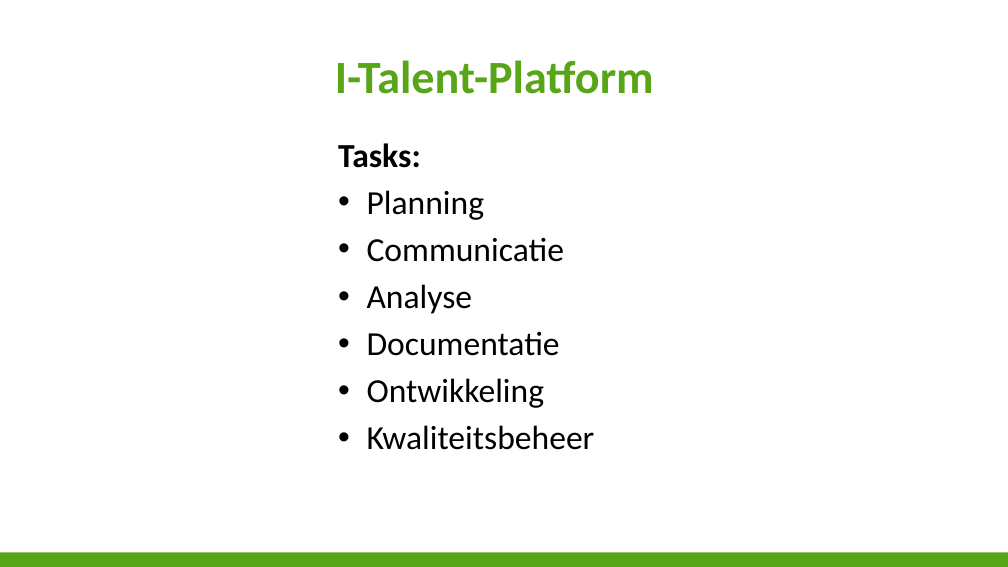
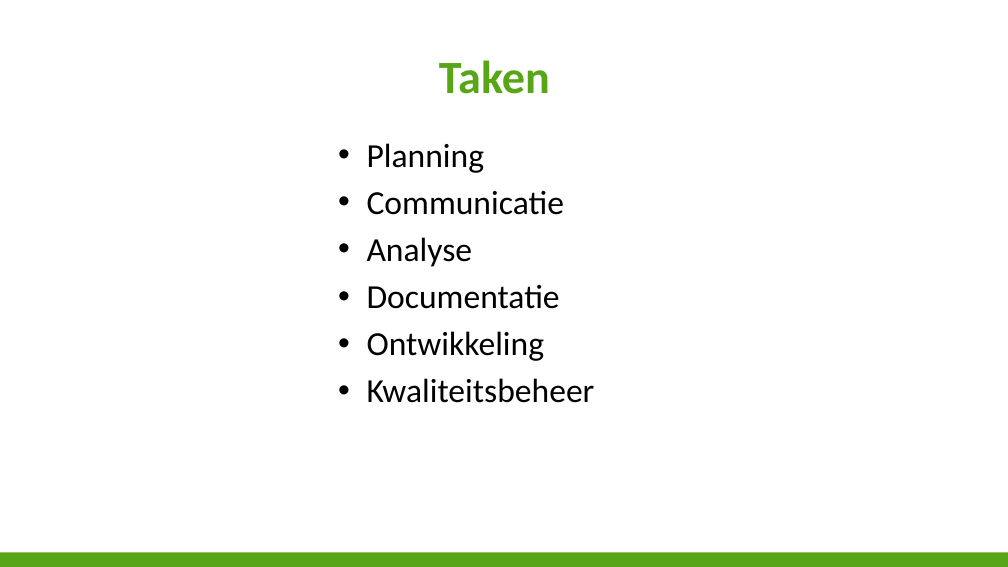
Before and after one commit to niekvandael/iTalent, a slide deck: slide 3 of italent/documents/Presentatie/Presentatie.pptx. Drawn at 1008x567 pixels with LibreOffice and Linux fonts; fonts in the diff are those of the drawing; background and template pictures are left out. Boxes give left, top, right and bottom in pixels: in the first picture for what was removed or moved away, otherwise in the second. Text is boxed around its words. In the diff, an @@ line names an element or a change of style, - is before the commit and + after.

```diff
--- a/italent/documents/Presentatie/Presentatie.pptx
+++ b/italent/documents/Presentatie/Presentatie.pptx
@@ title at bbox=[439, 60, 550, 94]: text changed @@
-I-Talent-Platform
+Taken
@@ text at bbox=[338, 143, 421, 168]: paragraph removed @@
-Tasks:
```
Also in this commit, not shown: 2 other slides changed.
